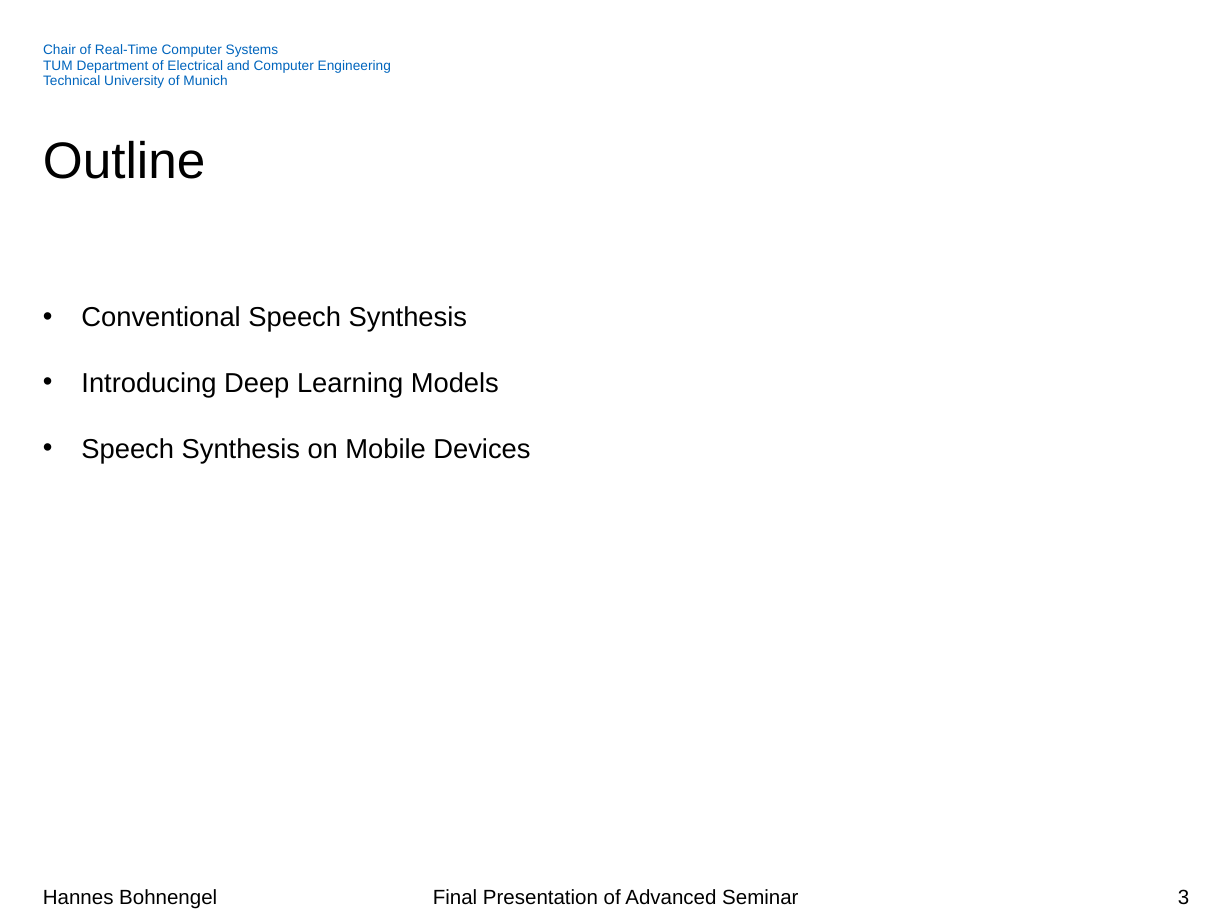
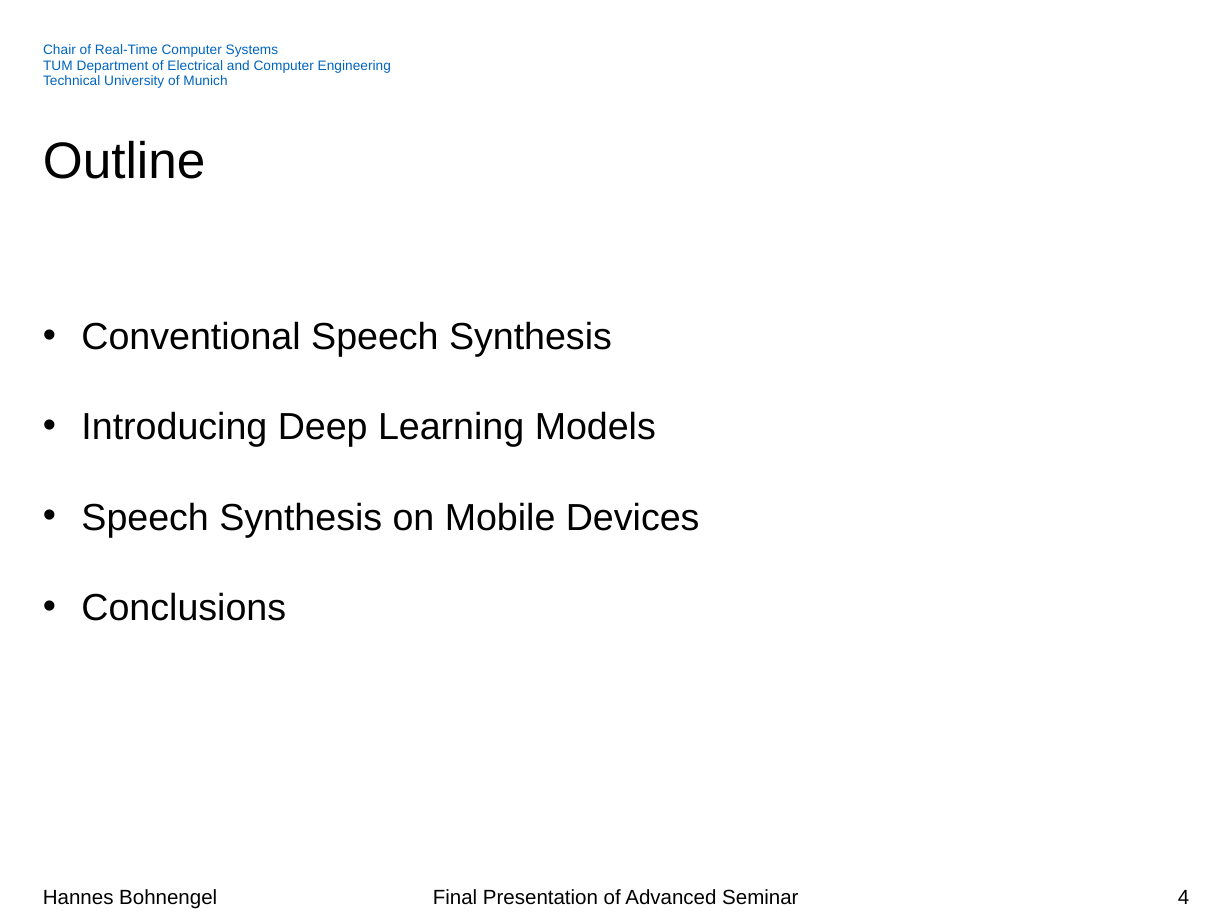
Before and after one commit to hannesb0/deeplearning, a slide deck: slide 4 of pres/Final_Presentation_V01.pptx (slide 3 before the commit). Drawn at 1232x924 pixels with LibreOffice and Linux fonts; fonts in the diff are those of the drawing; background and template pictures are left out. Boxes give left, top, right and bottom in pixels: in the first picture for what was removed or moved away, otherwise in the second. Text is boxed around its words. In the diff, an @@ line names an element or a change of style, - is before the commit and + after.

```diff
--- a/pres/Final_Presentation_V01.pptx
+++ b/pres/Final_Presentation_V01.pptx
@@ text at [81,321,700,537]: size 16 to 22 pt in "Conventional Speech Synthesis", "Introducing Deep Learning Models", "Speech Synthesis on Mobile Devices" @@
@@ text at [81,592,286,621]: paragraph added @@
+• Conclusions
@@ page number at [1178,890,1189,904]: text changed @@
-3
+4
```
Also in this commit, not shown: 4 other slides changed, 6 slides added.
